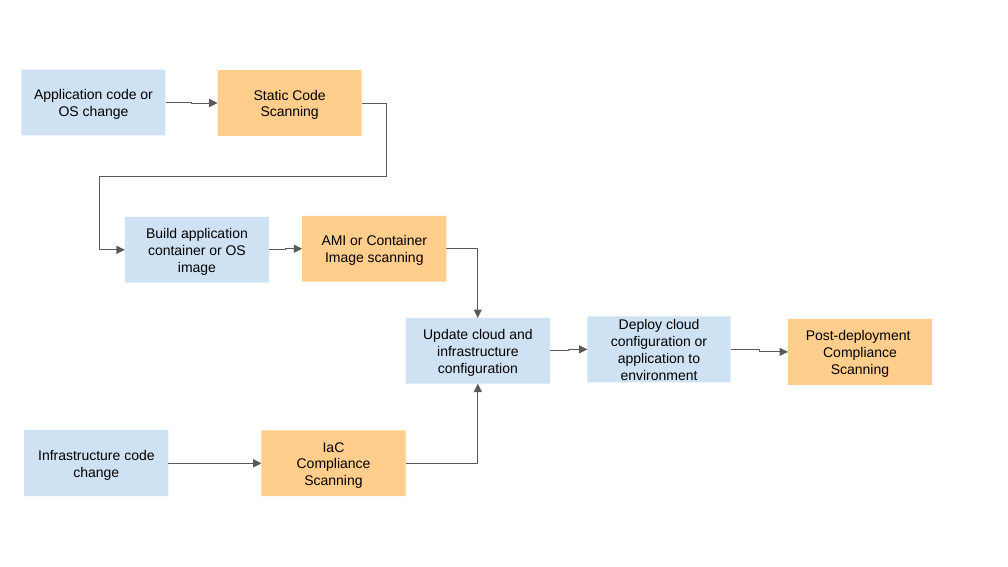
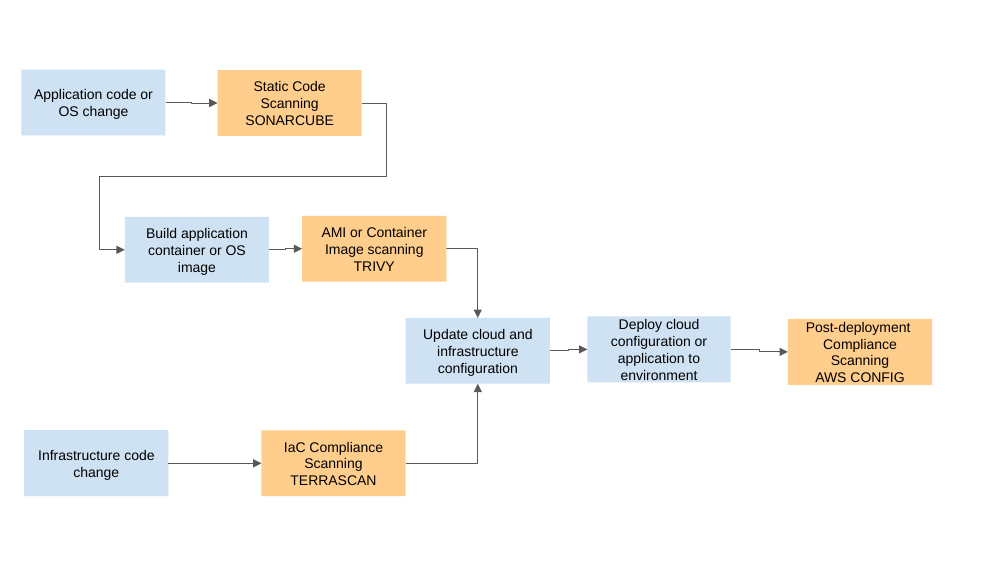
Before and after one commit to neusinn/aws-cloud-architect-udacity, a slide deck: slide 1 of projects/project_03/ex_05/DevSecOpsPipeline.pptx. Drawn at 1008x567 pixels with LibreOffice and Linux fonts; fonts in the diff are those of the drawing. Boxes give left, top, right and bottom in pixels: in the first picture for what was removed or moved away, otherwise in the second. Text is boxed around its words. In the diff, an @@ line names an element or a change of style, - is before the commit and + after.

```diff
--- a/projects/project_03/ex_05/DevSecOpsPipeline.pptx
+++ b/projects/project_03/ex_05/DevSecOpsPipeline.pptx
@@ text in rectangle at (245,115,333,125): paragraph added @@
+SONARCUBE
@@ text in rectangle at (354,261,395,271): paragraph added @@
+TRIVY
@@ text in rectangle at (815,372,904,386): paragraph added @@
+AWS CONFIG
@@ text in rectangle at (284,442,383,485): text changed @@
-IaC
-Compliance Scanning
+IaC Compliance Scanning
+TERRASCAN
```
Also in this commit, not shown: 2 other files.
